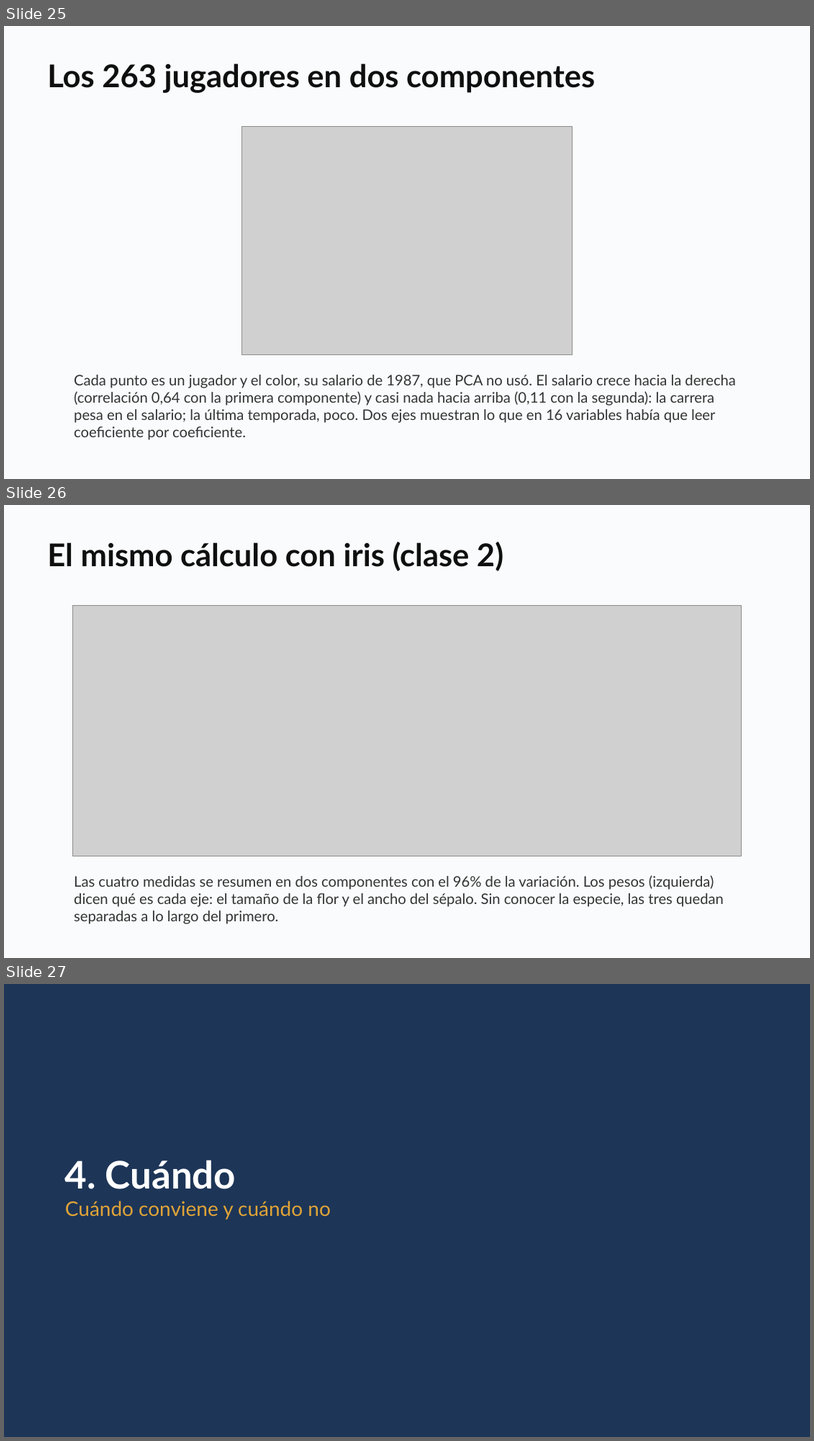
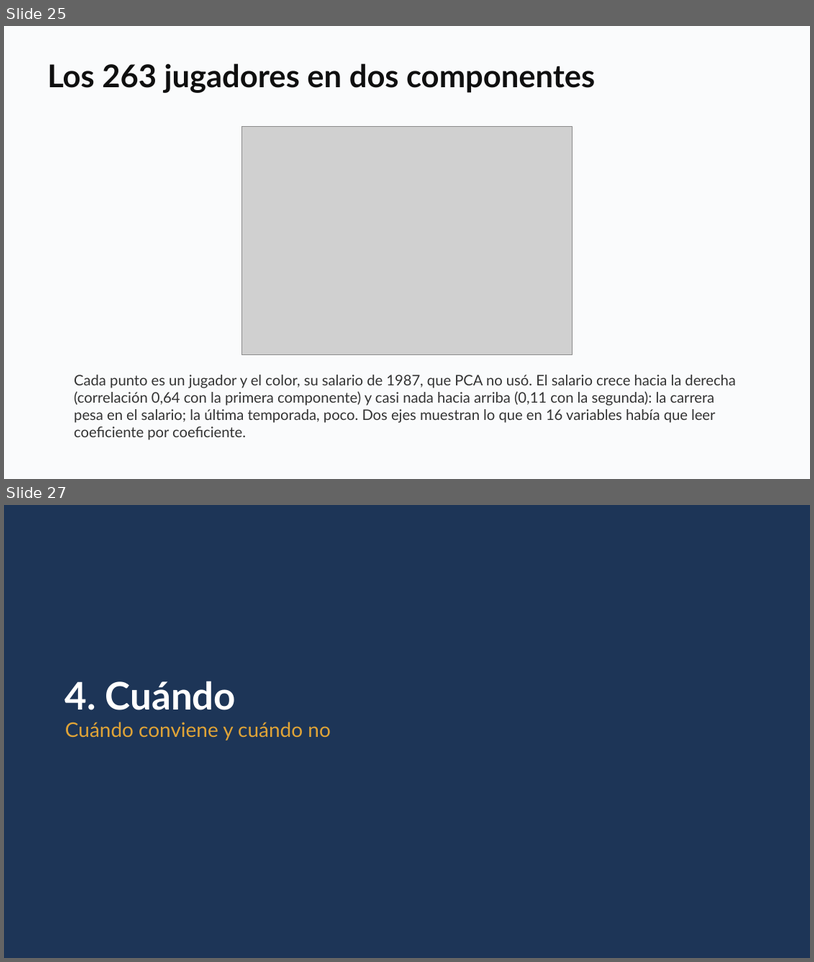
Before and after one commit to daniopitz/diplomado-cdd, a slide deck: presentaciones/clase08_componentes_principales.pptx. Shown one above the other, each under a label of ours: slides 25, 26 and 27 before the commit, slides 25 and 27 after it; the slides between them are not shown. The pictures are 814x1441 and 814x962 pixels, drawn with LibreOffice and Linux fonts; fonts in the diff are those of the drawing; grey boxes stand for pictures. Boxes give left, top, right and bottom in pixels: in the first picture for what was removed or moved away, otherwise in the second. Text is boxed around its words. In the diff, an @@ line names an element or a change of style, - is before the commit and + after.

```diff
--- a/presentaciones/clase08_componentes_principales.pptx
+++ b/presentaciones/clase08_componentes_principales.pptx
@@ slide 26 removed at box(4, 505, 810, 958), background #FFFFFF @@
@@ rectangle removed at box(4, 505, 810, 958) @@
@@ text removed at box(47, 542, 504, 571) @@
-El mismo cálculo con iris (clase 2)
@@ picture removed at box(72, 606, 741, 856) @@
@@ text removed at box(74, 875, 724, 924) @@
-Las cuatro medidas se resumen en dos componentes con el 96% de la variación. Los pesos (izquierda) dicen qué es cada eje: el tamaño de la flor y el ancho del sépalo. Sin conocer la especie, las tres quedan separadas a lo largo del primero.
```
Also in this commit, not shown: 1 slide changed, 1 slide added, 4 other files.
